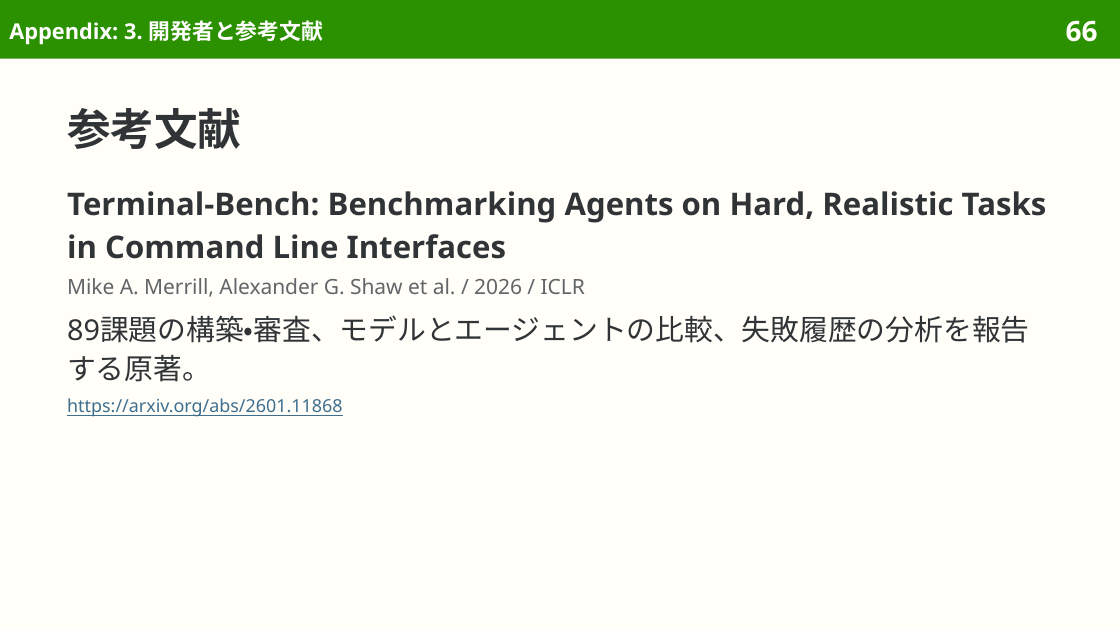
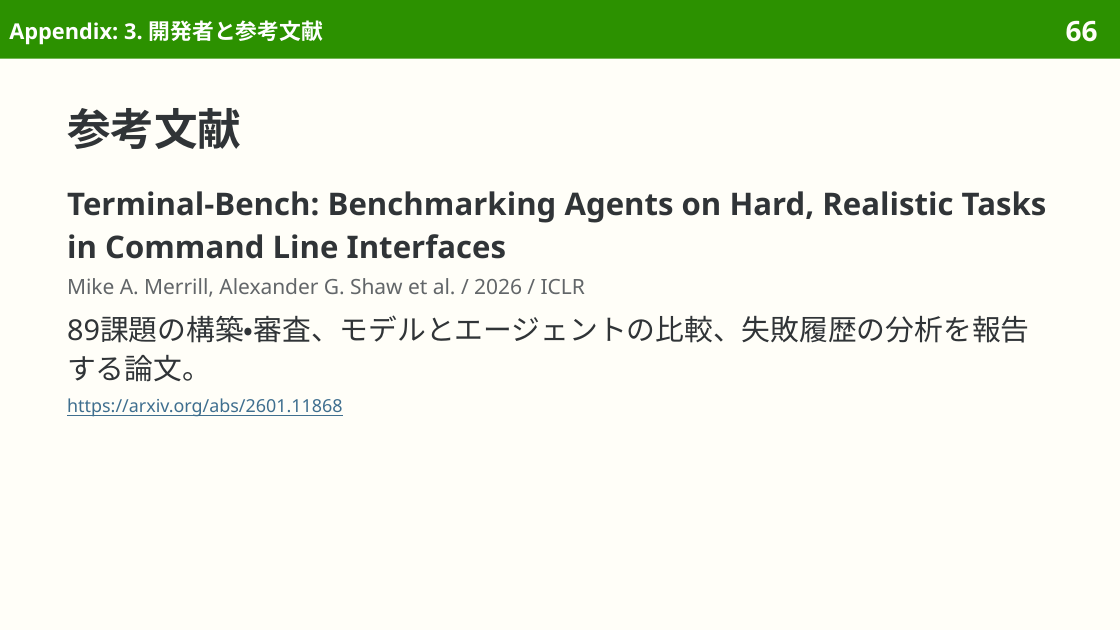
Before and after one commit to sasakiy84/datasets-in-10-minutes, a slide deck: slide 66 of slides/datasets-in-10-minutes-terminal-bench.pptx. Drawn at 1120x630 pixels with LibreOffice and Linux fonts; fonts in the diff are those of the drawing. Boxes give left, top, right and bottom in pixels: in the first picture for what was removed or moved away, otherwise in the second. Text is boxed around its words. In the diff, an @@ line names an element or a change of style, - is before the commit and + after.

Commit message:
slides(terminal-bench): refine Japanese wording and pair translations

```diff
--- a/slides/datasets-in-10-minutes-terminal-bench.pptx
+++ b/slides/datasets-in-10-minutes-terminal-bench.pptx
@@ text at (x1=67, y1=315, x2=1029, y2=382): text changed @@
-89課題の構築・審査、モデルとエージェントの比較、失敗履歴の分析を報告する原著。
+89課題の構築・審査、モデルとエージェントの比較、失敗履歴の分析を報告する論文。
```
Also in this commit, not shown: 4 other files.
